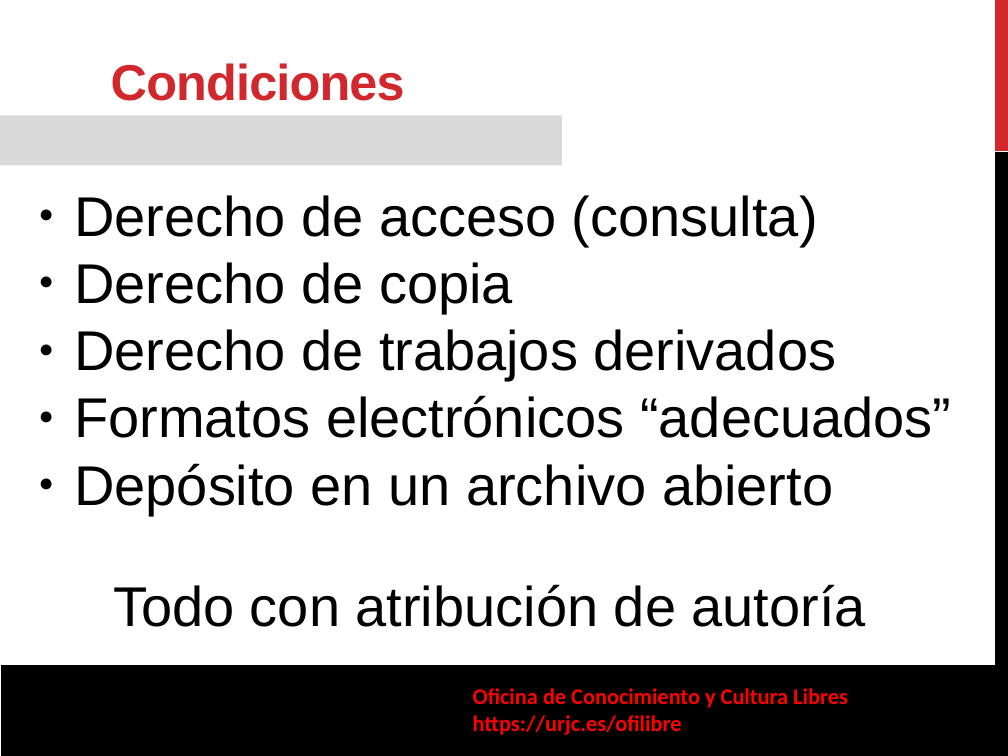
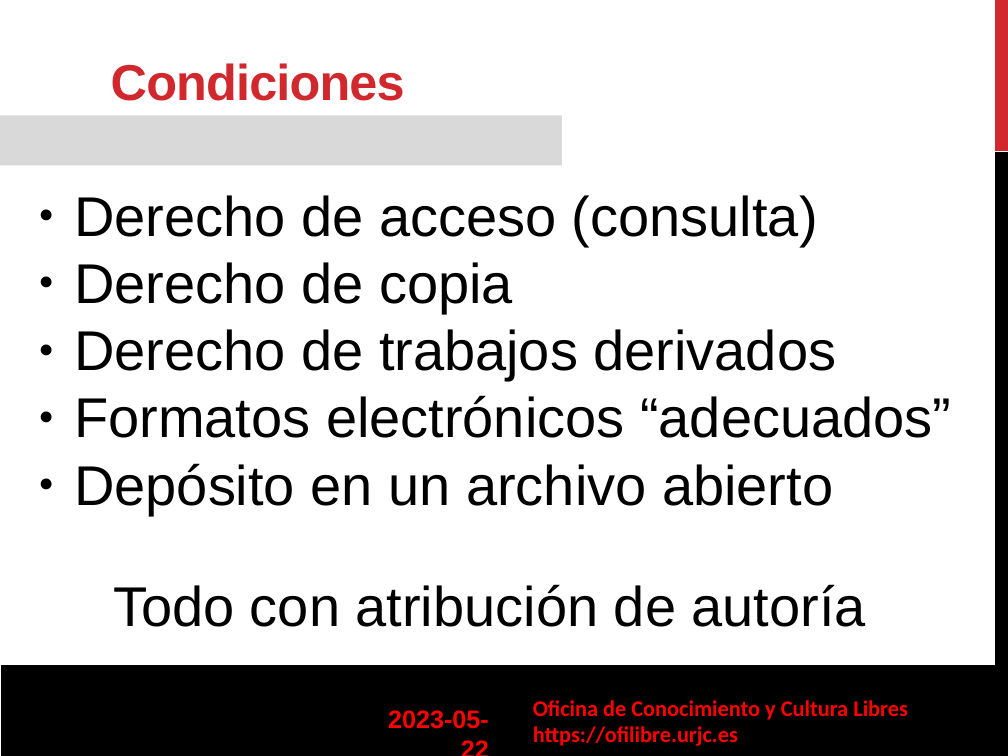
Before and after one commit to gabrielIzquierdo/OfiLibreGabri.github.io, a slide deck: slide 13 of static/transpas/ciencia-abierta/Ciencia_Abierta.odp. Drawn at 1008x756 pixels with LibreOffice and Linux fonts; fonts in the diff are those of the drawing; background and template pictures are left out. Boxes give left, top, right and bottom in pixels: in the first picture for what was removed or moved away, otherwise in the second. Text is boxed around its words. In the diff, an @@ line names an element or a change of style, - is before the commit and + after.

```diff
--- a/static/transpas/ciencia-abierta/Ciencia_Abierta.odp
+++ b/static/transpas/ciencia-abierta/Ciencia_Abierta.odp
@@ text "Oficina de Conocimiento y Cultura ...": place and size @@
-text "Oficina de Conocimiento y Cultura ..." at (473, 688, 848, 735)
+text "Oficina de Conocimiento y Cultura ..." at (533, 700, 908, 746)
@@ text added at (388, 710, 489, 729), 18 pt, text #FF0000, bold @@
+2023-05-22
+13/40
@@ text at (533, 726, 738, 746): text changed @@
-https://urjc.es/ofilibre
+https://ofilibre.urjc.es
```
Also in this commit, not shown: 28 other slides changed, 3 slides added, 1 other file.
